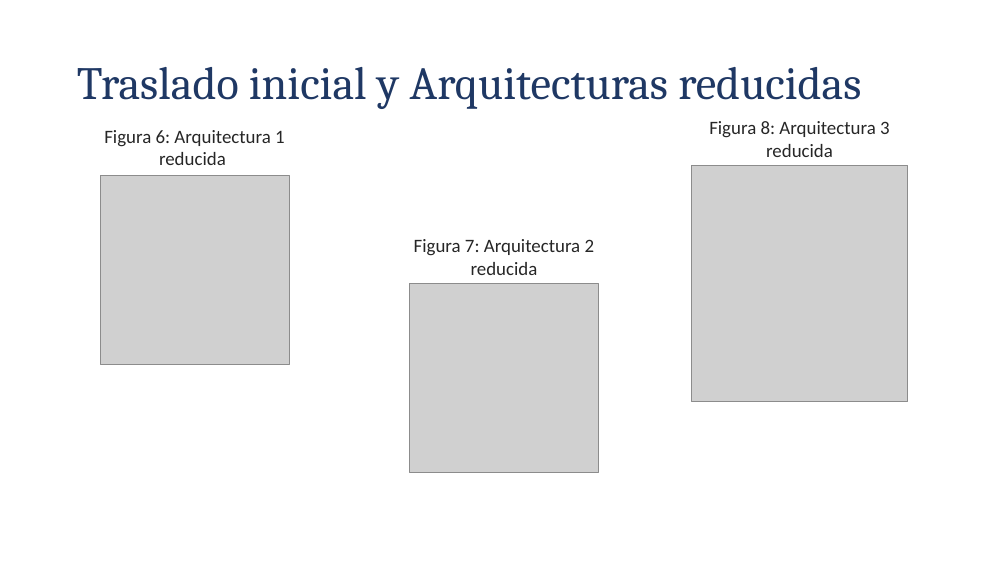
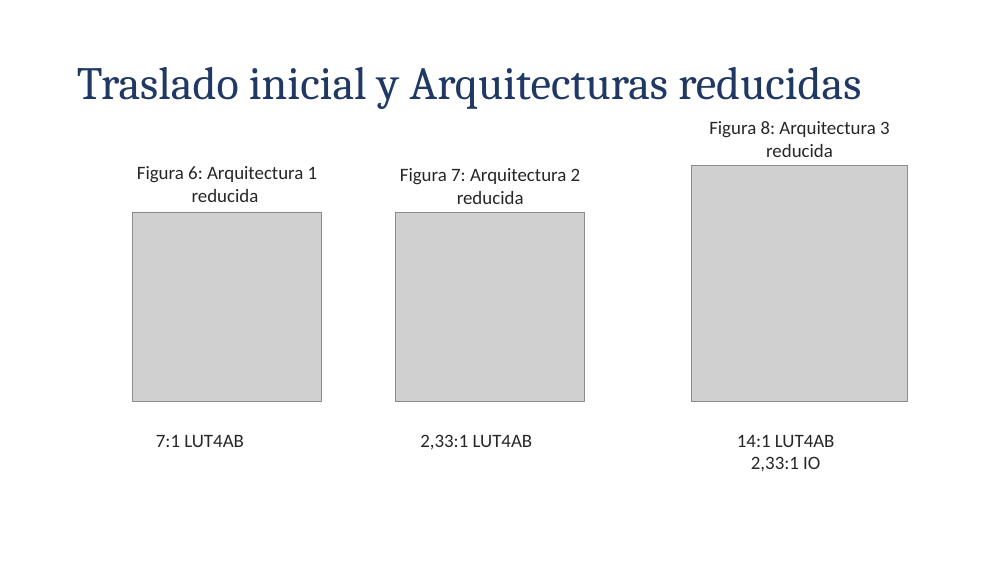
Before and after one commit to Lsandiquesada/TFG_Luis_Diego, a slide deck: slide 8 of Implementacion prueba de concepto FPGA Final.pptx. Drawn at 1008x567 pixels with LibreOffice and Linux fonts; fonts in the diff are those of the drawing; grey boxes stand for pictures. Boxes give left, top, right and bottom in pixels: in the first picture for what was removed or moved away, otherwise in the second. Text is boxed around its words. In the diff, an @@ line names an element or a change of style, - is before the commit and + after.

```diff
--- a/Implementacion prueba de concepto FPGA Final.pptx
+++ b/Implementacion prueba de concepto FPGA Final.pptx
@@ text "Figura 6: Arquitectura 1 reducida": place and size @@
-text "Figura 6: Arquitectura 1 reducida" at [104, 130, 285, 165]
+text "Figura 6: Arquitectura 1 reducida" at [137, 166, 318, 202]
@@ text "Figura 7: Arquitectura 2 reducida": place and size @@
-text "Figura 7: Arquitectura 2 reducida" at [414, 239, 595, 275]
+text "Figura 7: Arquitectura 2 reducida" at [400, 168, 581, 204]
@@ picture: place and size @@
-picture at [100, 175, 289, 364]
+picture at [133, 212, 322, 401]
@@ picture: place and size @@
-picture at [410, 284, 599, 473]
+picture at [395, 212, 585, 402]
@@ text added at [156, 435, 244, 447], 18 pt, text #262626 @@
+7:1 LUT4AB
@@ text added at [420, 434, 533, 449], 18 pt, text #262626 @@
+2,33:1 LUT4AB
@@ text added at [737, 435, 835, 471], 18 pt, text #262626 @@
+14:1 LUT4AB
+2,33:1 IO
```
Also in this commit, not shown: 1 other slide changed.
